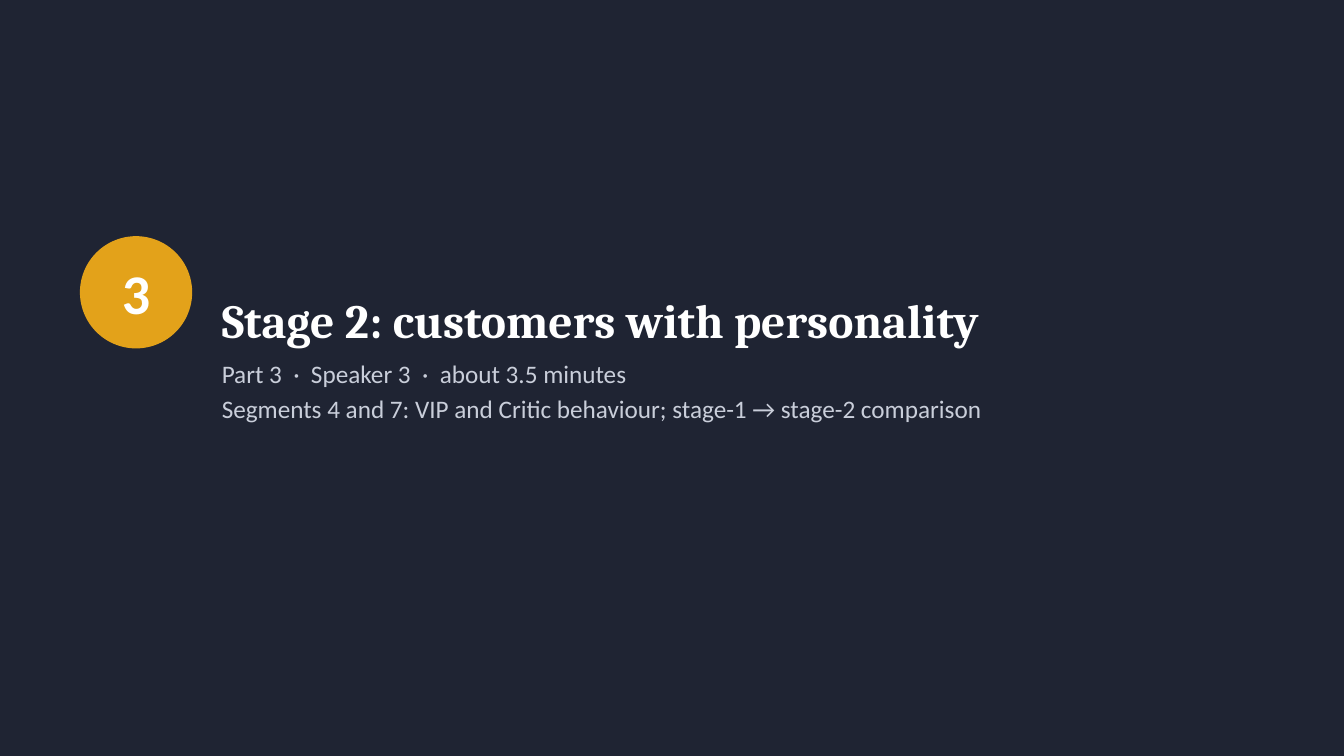
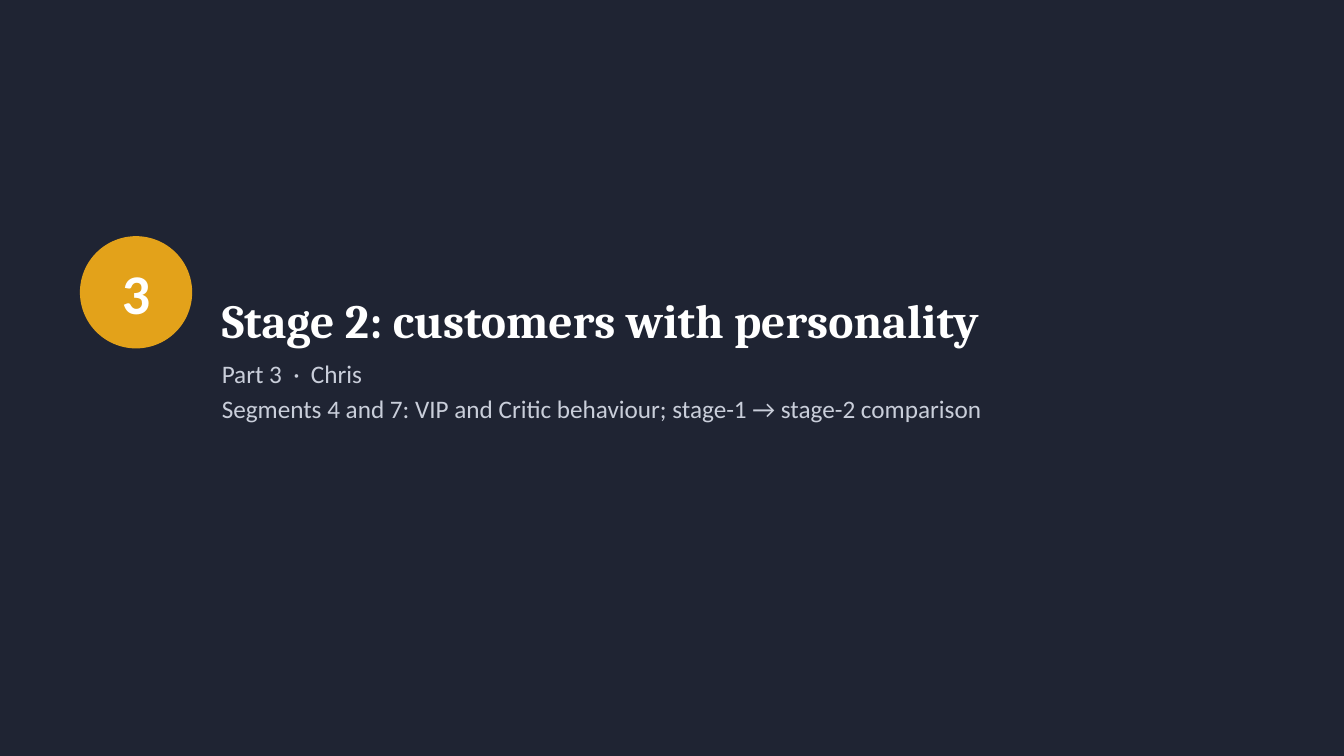
Before and after one commit to JeremyChooCK/CT2003-Restaurant-Rush, a slide deck: slide 13 of docs/presentation/RestaurantRush_Presentation.pptx. Drawn at 1344x756 pixels with LibreOffice and Linux fonts; fonts in the diff are those of the drawing. Boxes give left, top, right and bottom in pixels: in the first picture for what was removed or moved away, otherwise in the second. Text is boxed around its words. In the diff, an @@ line names an element or a change of style, - is before the commit and + after.

```diff
--- a/docs/presentation/RestaurantRush_Presentation.pptx
+++ b/docs/presentation/RestaurantRush_Presentation.pptx
@@ text at (x1=222, y1=365, x2=362, y2=383): text changed @@
-Part 3 · Speaker 3 · about 3.5 minutes
+Part 3 · Chris
```
Also in this commit, not shown: 7 other slides changed, 5 other files.
